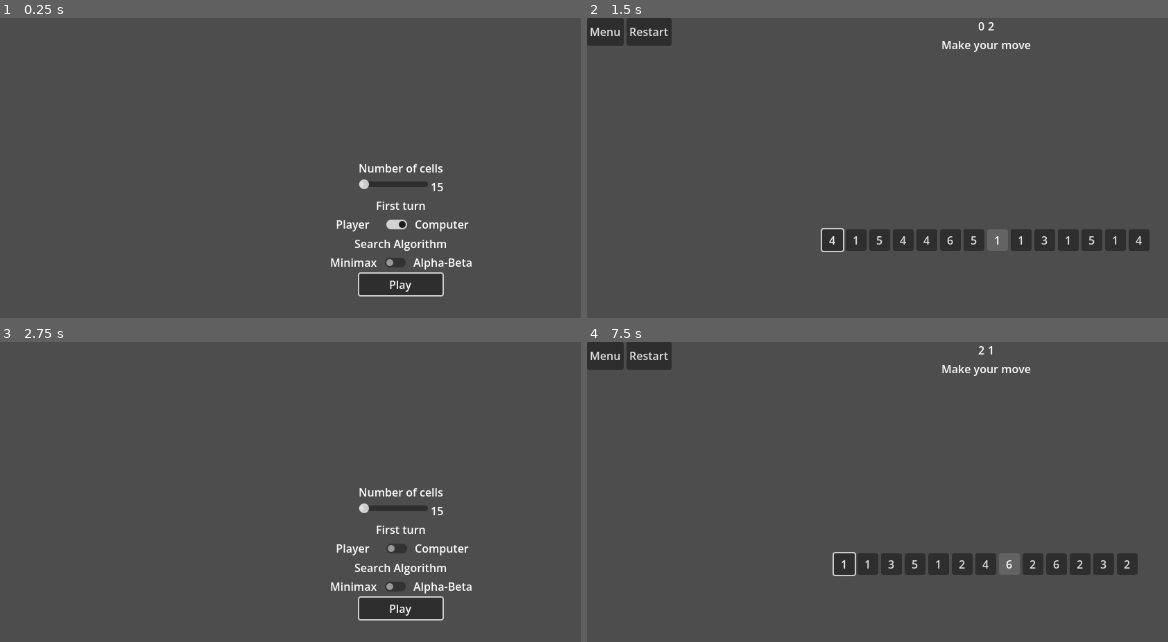
Above: before the commit, frames 1-4 (two rows, left to right).
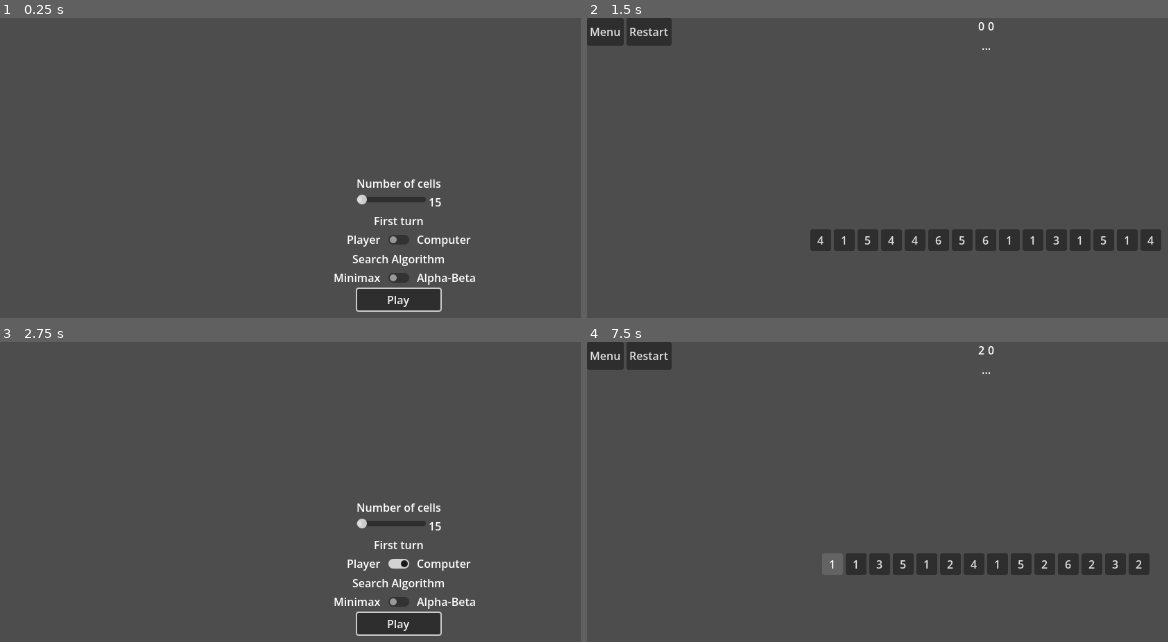
Above: after the commit, the same moments.

Repository: EriksErcums/MI_Pirmais_Praktiskais_Darbs_L2
Game: Godot game, scene res://Menu/Menu.tscn
Same seed, same stepped clock (60 frames per second), same inputs: the game is played once before the commit and once after it.
Inputs (mouse positions are in pixels of both pictures, inside the frame that each line leads up to; where the layout moved, square brackets give the same spot in the first picture):
- Up to frame 1 (0.25 s): no input
- Up to frame 2 (1.5 s): click (987, 240) [982, 225] at 0.5 s; click "Play" at 1.25 s
- Up to frame 3 (2.75 s): click "Menu" at 2 s
- Up to frame 4 (7.5 s): click (987, 564) [982, 549] at 2.75 s; click "Play" at 3.5 s; click "Restart" at 4.25 s; click "Restart" at 5 s; click "Restart" at 5.75 s; click "6" at 6.5 s; click "1" at 7.25 s

The runs differ from the first frame. In frame 1, 4.1% of the frame differs, in the area x 56-82%, y 48-98%; in frame 2, 1.7%; in frame 3, 4.1%; in frame 4, 1.6%.

Commit message:
Major optimizations
- Removed redundant logic in `State.gd`, `Algoritms.gd` and
  `GameLoop.gd`
- Corrected Minimax and Alphabeta moves
- Cleaned up code to stay consistent with the typing style

Diff:
--- a/Common/Algorithms.gd
+++ b/Common/Algorithms.gd
@@ -1,54 +1,81 @@
 class_name Algorithms extends Object
-# \/ remove when implemented
-@warning_ignore_start("unused_parameter")
 
-static func best_move(state: State, depth: int) -> Vector2i:
-	var best_score := -INF
-	var _best_move := Vector2i(-1, -1)
+const MIN_INT: int = -99999
+const MAX_INT: int = 99999
+const PLAYER_MOVE: bool = false
+const BOT_MOVE: bool = true
 
+static func best_move(state: State, depth: int, prune: bool) -> Vector2i:
+	var best_score: int = MIN_INT
+	var move: Vector2i = Vector2i(-1, -1)
 	print("Board:", state.nums)
 
-	for i in range(state.nums.size() - 1):
-		var new_state := state.clone()
-		# Player 2 makes its move
-		new_state.process_turn(i, i + 1, false)
-		# Player 1 responds next
-		var score := minimax(new_state, depth - 1, false)
+	for i: int in state.nums.size() - 1:
+		var _state: State = state.clone()
+		_state.process_turn(i, i+1, BOT_MOVE)
+		var score: int
+		if prune: score = alphabeta(_state, depth, best_score, MAX_INT, PLAYER_MOVE)
+		else: score = minimax(_state, depth, PLAYER_MOVE)
 
-		var a := state.nums[i]
-		var b := state.nums[i + 1]
-		print("Move ", i, "+", i+1, " (", a, "+", b, ") -> score:", score)
-
+		print("Move ", i, "+", i+1, " -> score:", score)
 		if score > best_score:
 			best_score = score
-			_best_move = Vector2i(i, i + 1)
-
-	print("Chosen move:", _best_move, " score:", best_score)
-	print("----------------------")
-	return _best_move
+			move = Vector2i(i, i+1)
+	print("Chosen move:", move, " score:", best_score, "\n")
+	return move
 
 static func minimax(state: State, depth: int, is_maxing: bool) -> int:
 	# Terminal state
-	if state.nums.size() <= 1 or depth == 0:
+	if state.nums.size() <= 1 || depth == 0:
 		return state.eval()
 
-	# Is players 2 turn
 	if is_maxing:
-		var best = -INF
-		for i in range(state.nums.size() - 1):
-			var new_state : State = state.clone()
-			new_state.process_turn(i, i + 1, false) # False = player 2 acts
-			var score := minimax(new_state, depth - 1, false) # Player 1 next
+		var best: int = MIN_INT
+		for i: int in state.nums.size()-1:
+			var _state: State = state.clone()
+			_state.process_turn(i, i+1, BOT_MOVE)
+			var score: int = minimax(_state, depth-1, PLAYER_MOVE)
 			best = max(best, score)
 		return best
 	else:
-		var best = INF
-		for i in range(state.nums.size() - 1):
-			var new_state : State = state.clone()
-			new_state.process_turn(i, i + 1, true) # True = player 1 acts
-			var score := minimax(new_state, depth - 1, true) # Player 2 next
+		var best: int = MAX_INT
+		for i: int in state.nums.size()-1:
+			var _state: State = state.clone()
+			_state.process_turn(i, i+1, PLAYER_MOVE)
+			var score: int = minimax(_state, depth-1, BOT_MOVE)
 			best = min(best, score)
 		return best
 
+
 static func alphabeta(state: State, depth: int, alpha: int, beta: int, is_maxing: bool) -> int:
-	return 0
+	# Terminal state
+	if state.nums.size() <= 1 || depth == 0:
+		return state.eval()
+
+	# Player 2 (Computer) turn - maximize
+	if is_maxing:
+		var best: int = MIN_INT
+		for i: int in state.nums.size()-1:
+			var _state: State = state.clone()
+			_state.process_turn(i, i+1, BOT_MOVE)
+			var score: int = alphabeta(_state, depth-1, alpha, beta, PLAYER_MOVE)
+			best = max(best, score)
+			alpha = max(alpha, best)
+
+			# pruning condition
+			if beta <= alpha: break
+		return best
+
+	# Player 1 turn - minimize
+	else:
+		var best: int = MAX_INT
+		for i: int in state.nums.size()-1:
+			var _state: State = state.clone()
+			_state.process_turn(i, i+1, PLAYER_MOVE)
+			var score: int = alphabeta(_state, depth-1, alpha, beta, BOT_MOVE)
+			best = min(best, score)
+			beta = min(beta, best)
+
+			#pruning condition
+			if beta <= alpha: break
+		return best
--- a/Common/State.gd
+++ b/Common/State.gd
@@ -5,11 +5,11 @@
 var p2_score: int = 0
 
 # Use this for simulating turns
-func process_turn(pos1: int, pos2: int, turn: bool) -> void:
+func process_turn(pos1: int, pos2: int, p2_turn: bool) -> void:
 	# Player erased last cell
 	if pos1 == -1 && pos2 == -1:
-		if turn: p1_score -= 1
-		else: p2_score -= 1
+		if p2_turn: p2_score -= 1
+		else: p1_score -= 1
 		nums.clear()
 		return
 
@@ -21,41 +21,25 @@
 	else: nums[pos1] = sum
 	nums.remove_at(pos2)
 
-	if turn: p1_score += score
-	else: p2_score += score
+	if p2_turn: p2_score += score
+	else: p1_score += score
 
 # Returns a score where higher is better for player 2(AI bot)
 func eval() -> int:
-	var score := (p2_score - p1_score) * 100
+	var score: int = (p2_score - p1_score) * 100
+	for i: int in nums.size() - 1:
+		var sum: int = nums[i] + nums[i+1]
 
-	for i in range(nums.size() - 1):
-		var sum := nums[i] + nums[i + 1]
+		if sum == 7: score += 45
+		elif sum == 6 || sum == 8: score += 8
+		elif sum == 5 || sum == 9: score += 3
 
-		if sum == 7:
-			score += 25
-		elif sum == 6 or sum == 8:
-			score += 8
-		elif sum == 5 or sum == 9:
-			score += 3
-
-		var result := sum
-		if result > 6:
-			result -= 6
-
-		if result == 3 or result == 4:
-			score += 2
-
-	var sevens := 0
-	for i in range(nums.size() - 1):
-		if nums[i] + nums[i+1] == 7:
-			sevens += 1
-	score += sevens * 20
-
-	score += (15 - nums.size())
+		if sum > 6: sum -= 6
+		if sum == 3 || sum == 4: score += 2
 	return score
 
 func clone() -> State:
-	var s := State.new()
+	var s: State = State.new()
 	s.nums = nums.duplicate()
 	s.p1_score = p1_score
 	s.p2_score = p2_score
--- a/Game/GUI_Buttons.gd
+++ b/Game/GUI_Buttons.gd
@@ -18,7 +18,7 @@
 	var menu_scene: PackedScene = load(MENU_PATH)
 	var menu: Menu = menu_scene.instantiate()
 	menu.cells = game.cells_max
-	menu.turn = game.init_turn
+	menu.p2_turn = game.init_turn
 	menu.pruning = game.pruning
 	game.get_parent().add_child(menu)
 	game.queue_free()
--- a/Game/GameLoop.gd
+++ b/Game/GameLoop.gd
@@ -21,8 +21,8 @@
 const COLOR_SHINE: Color = Color(4.5, 4.5, 4.5)
 
 # Data
-var turn: bool = true
-var init_turn: bool = true
+var p2_turn: bool = false
+var init_turn: bool = false
 var pruning: bool = false
 var cells_max: int = 15
 
@@ -51,7 +51,6 @@
 		cell_prev = cell
 		cells.append(cell)
 
-
 	game_tree = GameTree.new(state, -1)
 	assign_turn()
 
@@ -61,18 +60,26 @@
 func assign_turn() -> void:
 	lb_score_p1.text = str(state.p1_score)
 	lb_score_p2.text = str(state.p2_score)
-	if turn:
+	if p2_turn:
+		# Bot turn
+		lb_flavor.text = P2_TURN_STR
+		# Blocks the board
+		container.mouse_behavior_recursive = Control.MOUSE_BEHAVIOR_DISABLED
+		container.focus_behavior_recursive = Control.FOCUS_BEHAVIOR_DISABLED
+		if cells.size() > 1:
+			await get_tree().create_timer(1.5).timeout
+			var move: Vector2i = Algorithms.best_move(state, 4, pruning)
+			_pop_cells(cells[move.x], cells[move.y])
+		else:
+			await get_tree().create_timer(0.75).timeout
+			_pop_cell()
+		# Unblocks the board
+		container.mouse_behavior_recursive = Control.MOUSE_BEHAVIOR_INHERITED
+		container.focus_behavior_recursive = Control.FOCUS_BEHAVIOR_INHERITED
+	else:
 		# Player turn
 		lb_flavor.text = P1_TURN_STR
 		cells[0].grab_focus()
-	else:
-		# Bot turn
-		lb_flavor.text = P2_TURN_STR
-		# \/ remove this when bot is implemented
-		#cells[0].grab_focus()
-		call_deferred("_bot_move")
-		# Block the gameboard and make the bot move
-	#turn = !turn
 
 func finish_game() -> void:
 	finished.emit(state.p1_score > state.p2_score)
@@ -126,13 +133,13 @@
 
 # Use this to finish bot's turn with 1 cell
 func _pop_cell() -> void:
-	state.process_turn(-1, -1, turn)
+	state.process_turn(-1, -1, p2_turn)
 	finish_game()
 
 # Use this for finishing bot's move
 func _pop_cells(cell1: Cell, cell2: Cell) -> void:
 	# Process & clean
-	state.process_turn(cell1.id, cell2.id, turn)
+	state.process_turn(cell1.id, cell2.id, p2_turn)
 	cells.remove_at(cell2.id)
 	cell2.queue_free()
 
@@ -155,21 +162,5 @@
 		cell1.right = cells[right_id]
 		cells[right_id].left = cell1
 
-	turn = !turn
-	if cells.size() == 1:
-		finish_game()
-	else:
-		assign_turn()
-
-func _bot_move() -> void:
-	if cells.size() <= 1:
-		finish_game()
-		return
-
-	var move := Algorithms.best_move(state, 4)
-
-	if move.x == -1:
-		_pop_cell()
-		return
-
-	_pop_cells(cells[move.x], cells[move.y])
+	p2_turn = !p2_turn
+	assign_turn.call_deferred()
--- a/Menu/Menu.gd
+++ b/Menu/Menu.gd
@@ -16,13 +16,13 @@
 @export var button_play: Button
 
 var cells: int = 15
-var turn: bool = true
+var p2_turn: bool = false
 var pruning: bool = false
 
 func _ready() -> void:
 	label_cells.text = str(cells)
 	slider_cells.value = cells
-	checkbtn_turn.button_pressed = turn
+	checkbtn_turn.button_pressed = p2_turn
 	checkbtn_algo.button_pressed = pruning
 
 	slider_cells.value_changed.connect(_on_slider_changed)
@@ -37,7 +37,7 @@
 	label_cells.text = str(value)
 
 func _on_checkbtn_turn_toggled(value: bool) -> void:
-	turn = value
+	p2_turn = value
 
 func _on_checkbtn_algo_toggled(value: bool) -> void:
 	pruning = value
@@ -46,8 +46,8 @@
 	var game_scene: PackedScene = load(GAME_PATH)
 	var game: GameLoop = game_scene.instantiate()
 	game.cells_max = cells
-	game.turn = turn
-	game.init_turn = turn
+	game.p2_turn = p2_turn
+	game.init_turn = p2_turn
 	game.pruning = pruning
 	get_parent().add_child(game)
 	queue_free()
--- a/Menu/Menu.tscn
+++ b/Menu/Menu.tscn
@@ -7,10 +7,6 @@
 anchors_preset = 15
 anchor_right = 1.0
 anchor_bottom = 1.0
-offset_left = 2.0
-offset_top = -22.0
-offset_right = 2.0
-offset_bottom = -22.0
 grow_horizontal = 2
 grow_vertical = 2
 script = ExtResource("1_5o4np")
@@ -27,10 +23,10 @@
 anchor_top = 0.5
 anchor_right = 0.5
 anchor_bottom = 0.5
-offset_left = -102.5
-offset_top = -87.5
-offset_right = 102.5
-offset_bottom = 87.5
+offset_left = -119.75
+offset_top = -97.5
+offset_right = 119.75
+offset_bottom = 97.5
 grow_horizontal = 2
 grow_vertical = 2
 alignment = 1
@@ -72,7 +68,9 @@
 
 [node name="Label_Computer" type="Label" parent="VBox/VBox_Turn/Switch" unique_id=1127418257]
 layout_mode = 2
-text = "  Player   "
+size_flags_horizontal = 3
+text = "Player"
+horizontal_alignment = 2
 
 [node name="CheckButton_Turn" type="CheckButton" parent="VBox/VBox_Turn/Switch" unique_id=836162310]
 layout_mode = 2
@@ -80,6 +78,7 @@
 
 [node name="Label2_Player" type="Label" parent="VBox/VBox_Turn/Switch" unique_id=1631071033]
 layout_mode = 2
+size_flags_horizontal = 3
 text = "Computer"
 
 [node name="VBox_Algo" type="VBoxContainer" parent="VBox" unique_id=1998738718]
@@ -95,13 +94,16 @@
 
 [node name="Label_Mini" type="Label" parent="VBox/VBox_Algo/Switch" unique_id=1347421492]
 layout_mode = 2
+size_flags_horizontal = 3
 text = "Minimax"
+horizontal_alignment = 2
 
 [node name="CheckButton_Algo" type="CheckButton" parent="VBox/VBox_Algo/Switch" unique_id=1348725397]
 layout_mode = 2
 
 [node name="Label2_Alpha" type="Label" parent="VBox/VBox_Algo/Switch" unique_id=1262411838]
 layout_mode = 2
+size_flags_horizontal = 3
 text = "Alpha-Beta"
 
 [node name="Button_Play" type="Button" parent="VBox" unique_id=1367634212]
